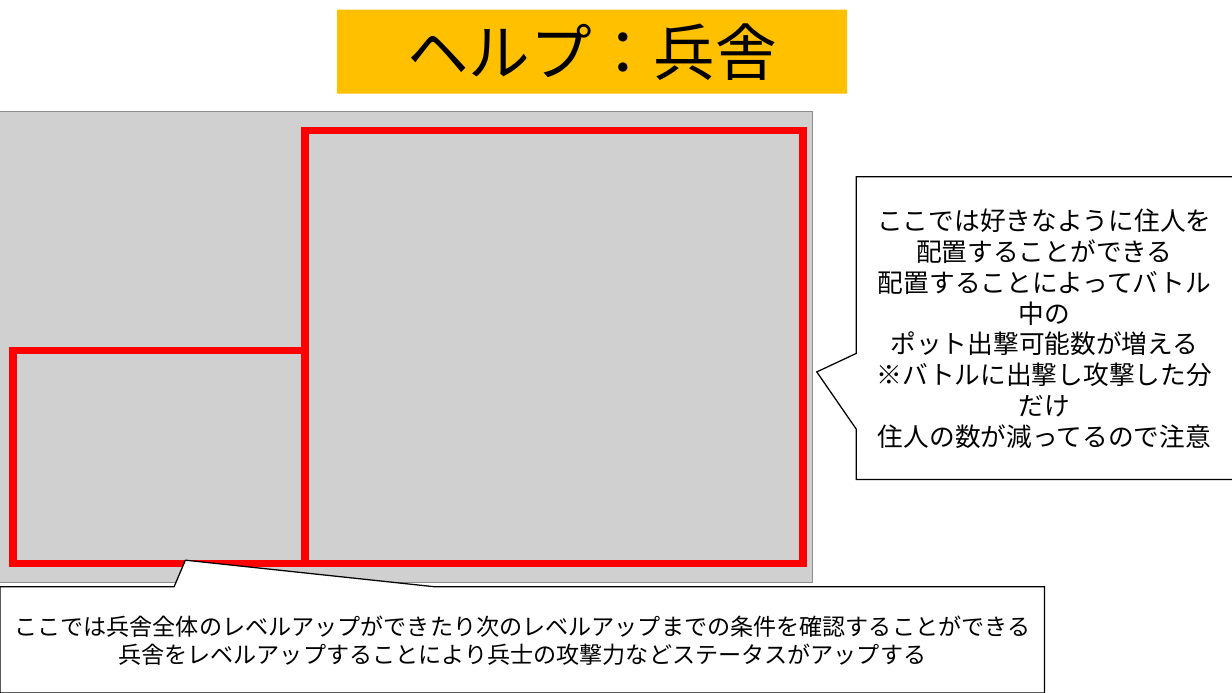
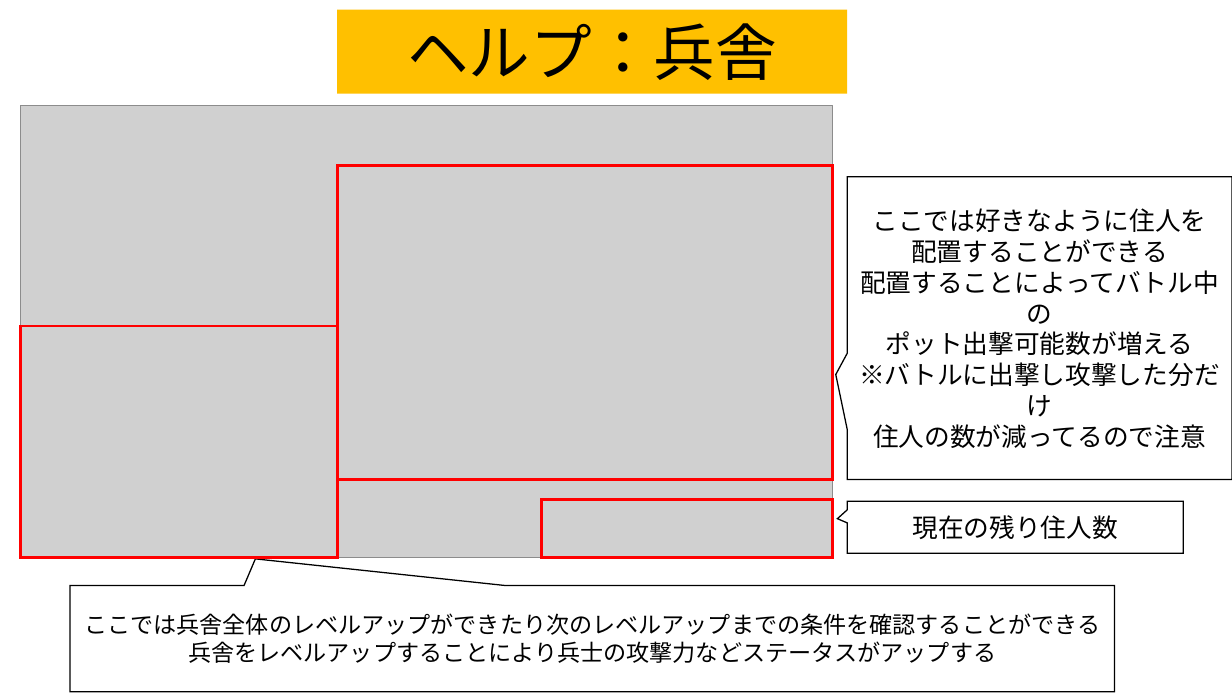
Before and after one commit to team556/team, a slide deck: slide 4 of 説明文.pptx. Drawn at 1232x693 pixels with LibreOffice and Linux fonts; fonts in the diff are those of the drawing; grey boxes stand for pictures. Boxes give left, top, right and bottom in pixels: in the first picture for what was removed or moved away, otherwise in the second. Text is boxed around its words. In the diff, an @@ line names an element or a change of style, - is before the commit and + after.

Commit message:
人数不足の変更 ヘルプ画面の説明文変更 三すくみや戦闘画面についての変更はまだしていない また、ヘルプ画面じたいに変更があるかもしれないので 画像化もまだしてない 戦闘画面はバグが治り次第随時変更していく予定

```diff
--- a/説明文.pptx
+++ b/説明文.pptx
@@ picture: place and size @@
-picture at box(0, 112, 812, 583)
+picture at box(20, 105, 833, 558)
@@ rectangle at box(337, 165, 833, 480): outline #FF0000 6 pt to #FF0000 2.25 pt @@
@@ rectangle: place and size @@
-rectangle at box(305, 130, 803, 564)
+rectangle at box(337, 165, 833, 480)
@@ speech box "ここでは好きなように住人を": place and size @@
-speech box "ここでは好きなように住人を" at box(857, 177, 1232, 480)
+speech box "ここでは好きなように住人を" at box(848, 177, 1232, 480)
@@ speech box "ここでは好きなように住人を" at box(848, 177, 1232, 480): proportions changed @@
@@ rectangle: place and size @@
-rectangle at box(13, 350, 305, 564)
+rectangle at box(20, 326, 337, 558)
@@ rectangle at box(20, 326, 337, 558): outline #FF0000 6 pt to #FF0000 2.25 pt @@
@@ rectangle added at box(542, 499, 833, 557), outline #FF0000 2.25 pt @@
@@ speech box added at box(848, 501, 1184, 553), outline #000000 1 pt, 20 pt, text #000000 @@
+現在の残り住人数
@@ speech box "ここでは兵舎全体のレベルアップができたり次のレベルアップまでの条件を確認することができる": place and size @@
-speech box "ここでは兵舎全体のレベルアップができたり次のレベルアップまでの条件を確認することができる" at box(0, 587, 1044, 693)
+speech box "ここでは兵舎全体のレベルアップができたり次のレベルアップまでの条件を確認することができる" at box(70, 586, 1115, 692)
```
Also in this commit, not shown: 3 other slides changed, 4 slides added, 5 other files.
